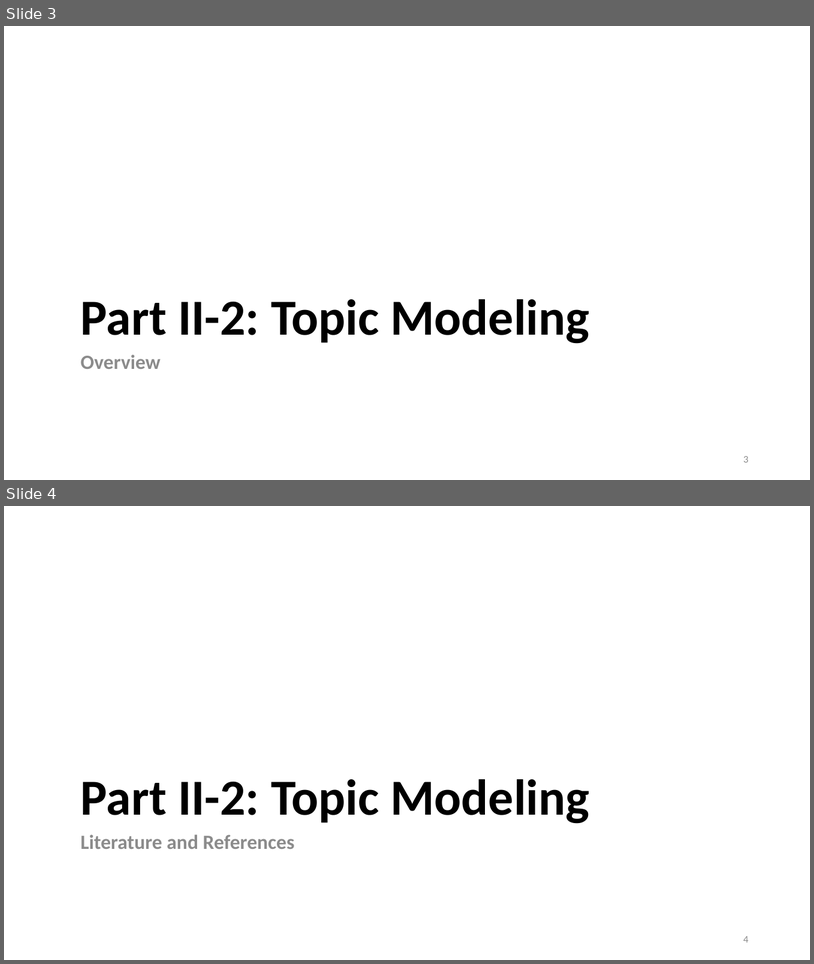
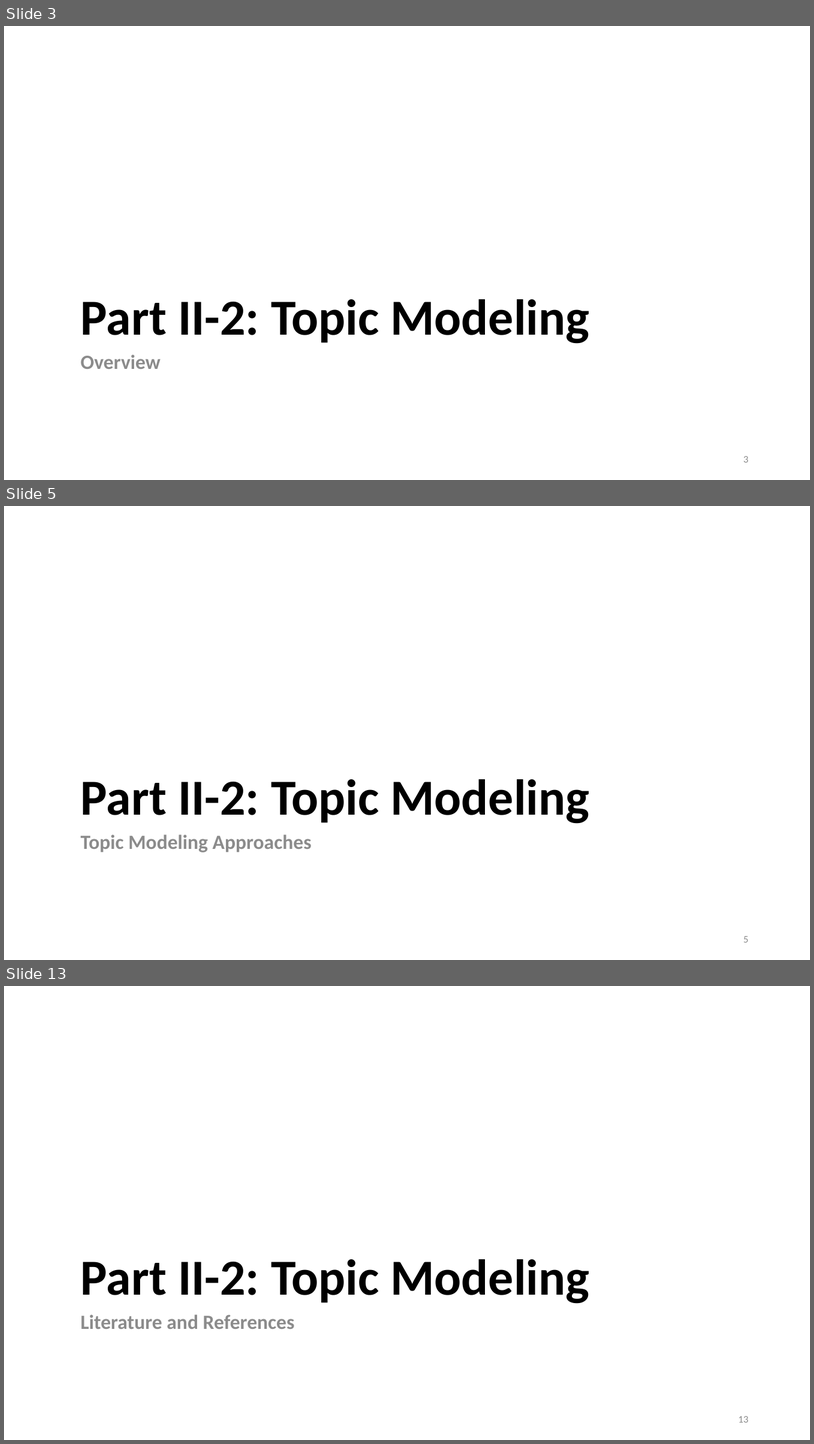
Before and after one commit to lisa-wm/consulting, a slide deck: 5_seminar/Contents_Part_02/slides/slides_II_2.pptx. Shown one above the other, each under a label of ours: slides 3 and 4 before the commit, slides 3, 5 and 13 after it; the slides between them are not shown. The pictures are 814x964 and 814x1444 pixels, drawn with LibreOffice and Linux fonts; fonts in the diff are those of the drawing. Boxes give left, top, right and bottom in pixels: in the first picture for what was removed or moved away, otherwise in the second. Text is boxed around its words. In the diff, an @@ line names an element or a change of style, - is before the commit and + after.

```diff
--- a/5_seminar/Contents_Part_02/slides/slides_II_2.pptx
+++ b/5_seminar/Contents_Part_02/slides/slides_II_2.pptx
@@ slide 5 added at (4, 506, 810, 960), background #FFFFFF @@
@@ title added at (81, 779, 590, 823), 60 pt, text #000000, bold @@
+Part II-2: Topic Modeling
@@ text added at (81, 834, 312, 852), 24 pt, text #8C8C8C, bold @@
+Topic Modeling Approaches
@@ page number added at (744, 936, 749, 942), 12 pt, text #8C8C8C @@
+5
@@ what was slide 4 is now slide 13 @@
@@ page number at (738, 1416, 749, 1422): text changed @@
-4
+13
```
Also in this commit, not shown: 1 slide changed, 8 other slides added, 5 other files.
